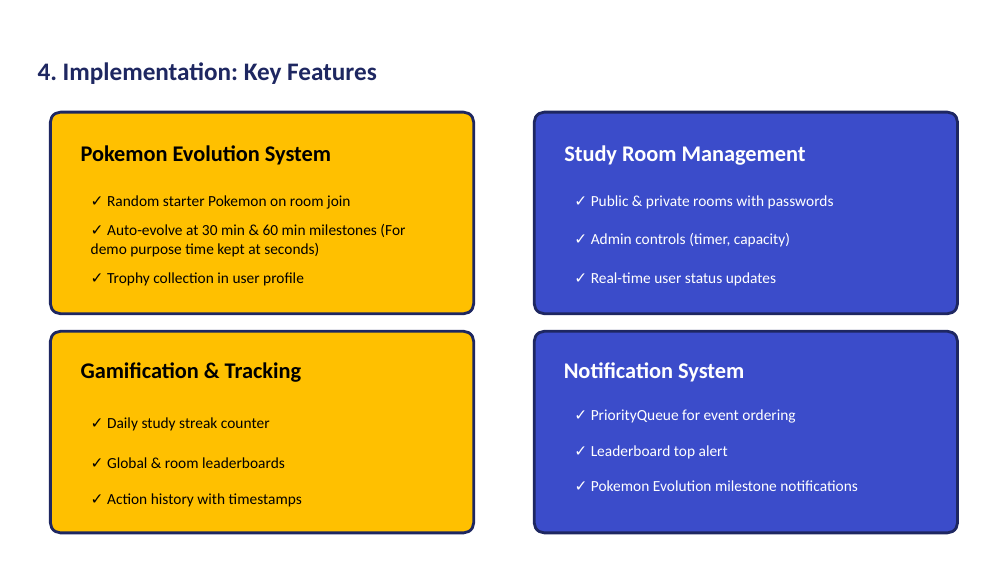
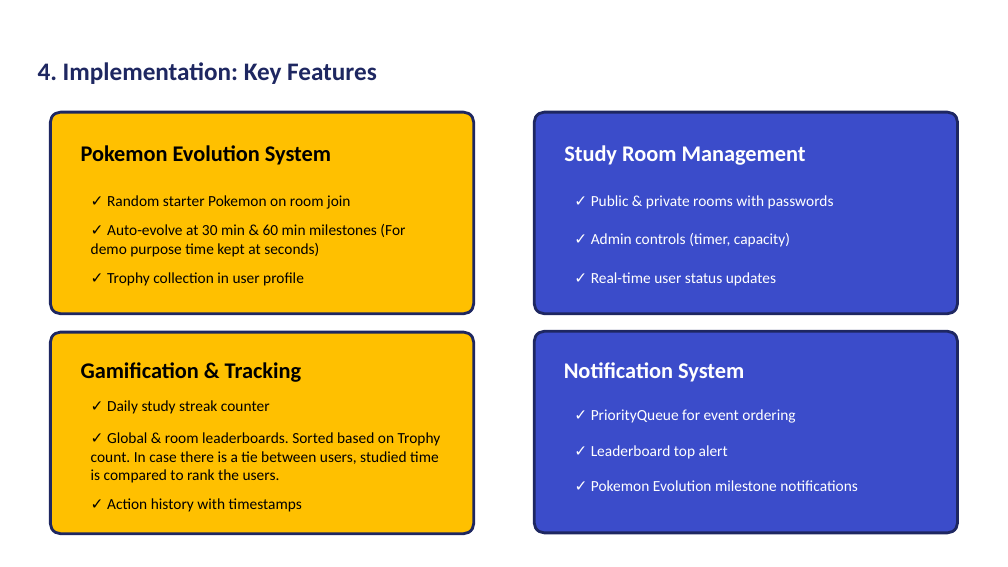
Before and after one commit to Sagar-Satra/Group-Study-Application, a slide deck: slide 11 of PokeStudy_Presentation - Team Stack Underflow - Sagar, Yuxuan, Aditya.pptx. Drawn at 1008x567 pixels with LibreOffice and Linux fonts; fonts in the diff are those of the drawing. Boxes give left, top, right and bottom in pixels: in the first picture for what was removed or moved away, otherwise in the second. Text is boxed around its words. In the diff, an @@ line names an element or a change of style, - is before the commit and + after.

```diff
--- a/PokeStudy_Presentation - Team Stack Underflow - Sagar, Yuxuan, Aditya.pptx
+++ b/PokeStudy_Presentation - Team Stack Underflow - Sagar, Yuxuan, Aditya.pptx
@@ text "✓ Daily study streak counter": place and size @@
-text "✓ Daily study streak counter" at (107,417,270,431)
+text "✓ Daily study streak counter" at (107,400,270,414)
@@ text "✓ Global & room leaderboards. ..." at (91,432,441,483): vertical alignment middle to top @@
@@ text at (91,432,441,483): text changed @@
-✓ Global & room leaderboards
+✓ Global & room leaderboards. Sorted based on Trophy count. In case there is a tie between users, studied time is compared to rank the users.
@@ text "✓ Action history with timestamps": place and size @@
-text "✓ Action history with timestamps" at (107,493,302,507)
+text "✓ Action history with timestamps" at (107,498,302,512)
```
Also in this commit, not shown: 1 other slide changed, 1 other file.
